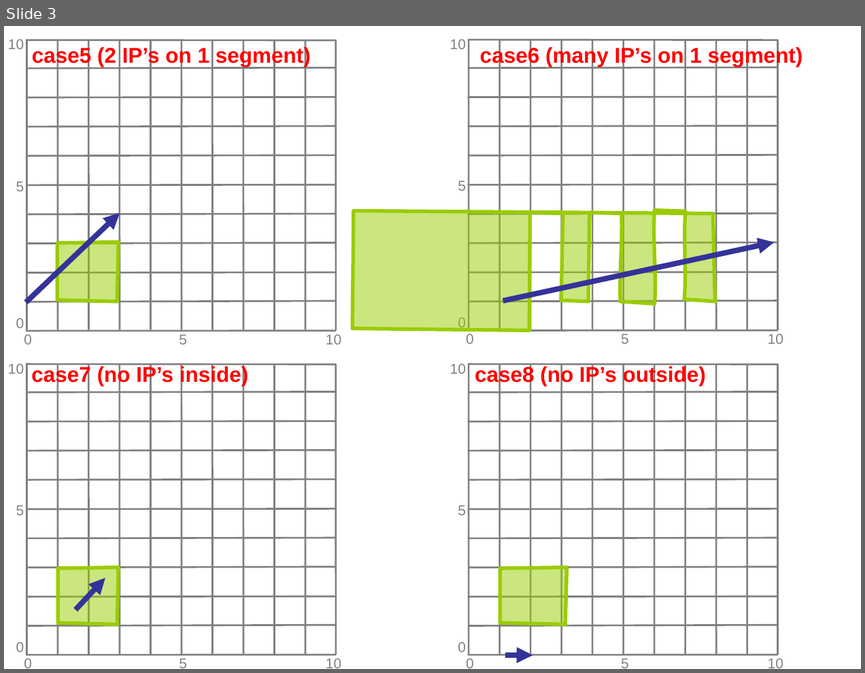
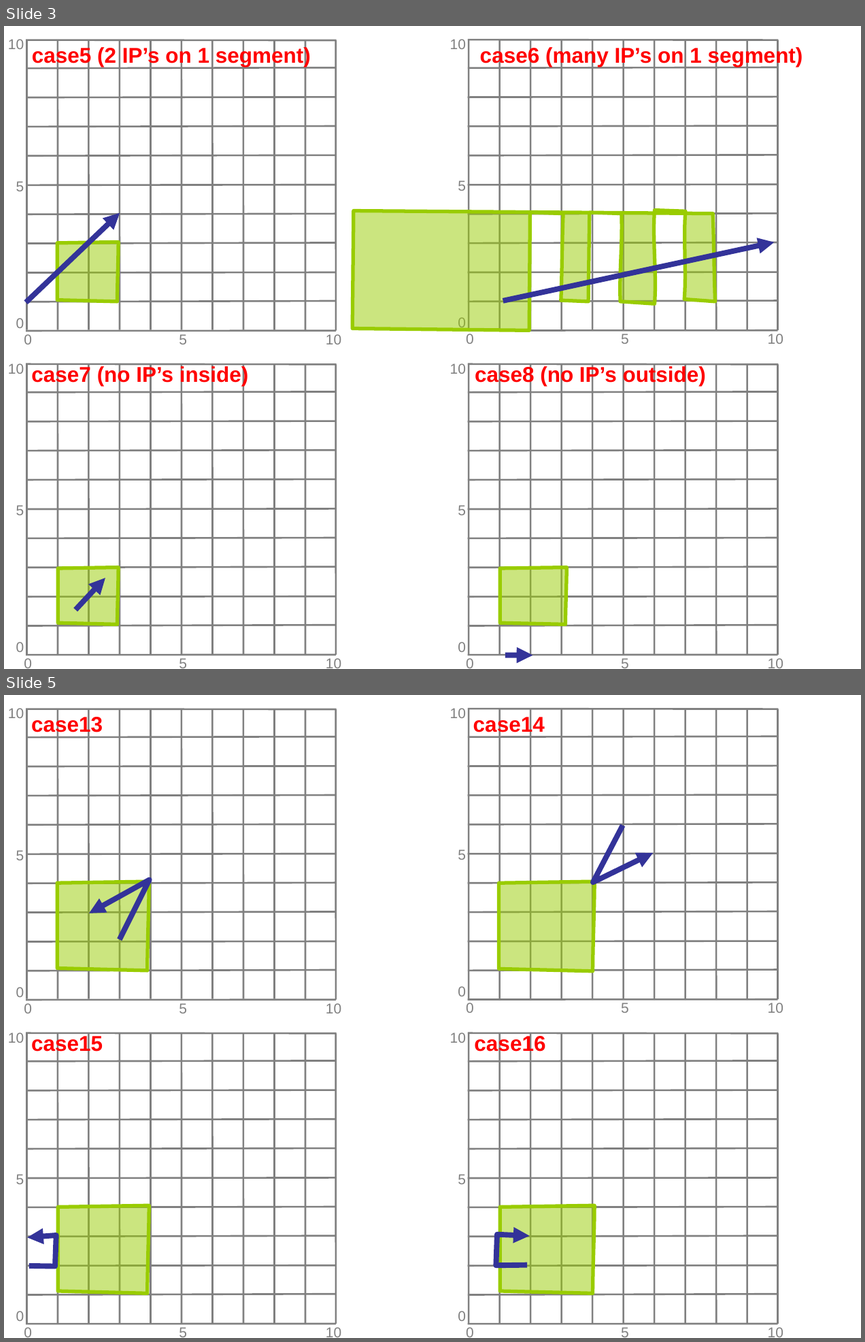
Before and after one commit to boostorg/geometry, a slide deck: doc/other/testcases/overlay_line_poly_cases.ppt. Shown one above the other, each under a label of ours: slide 3 before the commit, slides 3 and 5 after it; the slides between them are not shown. The pictures are 865x673 and 865x1342 pixels, drawn with LibreOffice and Linux fonts; fonts in the diff are those of the drawing. Boxes give left, top, right and bottom in pixels: in the first picture for what was removed or moved away, otherwise in the second. Text is boxed around its words. In the diff, an @@ line names an element or a change of style, - is before the commit and + after.

```diff
--- a/doc/other/testcases/overlay_line_poly_cases.ppt
+++ b/doc/other/testcases/overlay_line_poly_cases.ppt
@@ slide 5 added at (x1=4, y1=695, x2=861, y2=1338), background #FFFFFF; not listed: 112 template elements that a slide beside it also shows @@
@@ text added at (x1=31, y1=715, x2=103, y2=736), 18 pt, text #FF0000, bold @@
+case13
@@ text added at (x1=473, y1=715, x2=545, y2=736), 18 pt, text #FF0000, bold @@
+case14
@@ freeform shape added at (x1=593, y1=826, x2=653, y2=882), outline #333399 4.51 pt @@
@@ freeform shape added at (x1=57, y1=882, x2=149, y2=971), fill #99CC00 at 50% opacity, outline #99CC00 3 pt @@
@@ freeform shape added at (x1=89, y1=880, x2=149, y2=940), outline #333399 4.51 pt @@
@@ freeform shape added at (x1=498, y1=882, x2=594, y2=972), fill #99CC00 at 50% opacity, outline #99CC00 3 pt @@
@@ text added at (x1=31, y1=1034, x2=103, y2=1055), 18 pt, text #FF0000, bold @@
+case15
@@ text added at (x1=474, y1=1034, x2=545, y2=1055), 18 pt, text #FF0000, bold @@
+case16
@@ freeform shape added at (x1=58, y1=1205, x2=149, y2=1292), fill #99CC00 at 50% opacity, outline #99CC00 3 pt @@
@@ freeform shape added at (x1=500, y1=1205, x2=594, y2=1292), fill #99CC00 at 50% opacity, outline #99CC00 3 pt @@
@@ freeform shape added at (x1=27, y1=1235, x2=56, y2=1266), outline #333399 4.51 pt @@
@@ freeform shape added at (x1=496, y1=1234, x2=529, y2=1265), outline #333399 4.51 pt @@
```
Also in this commit, not shown: 1 other slide added.
